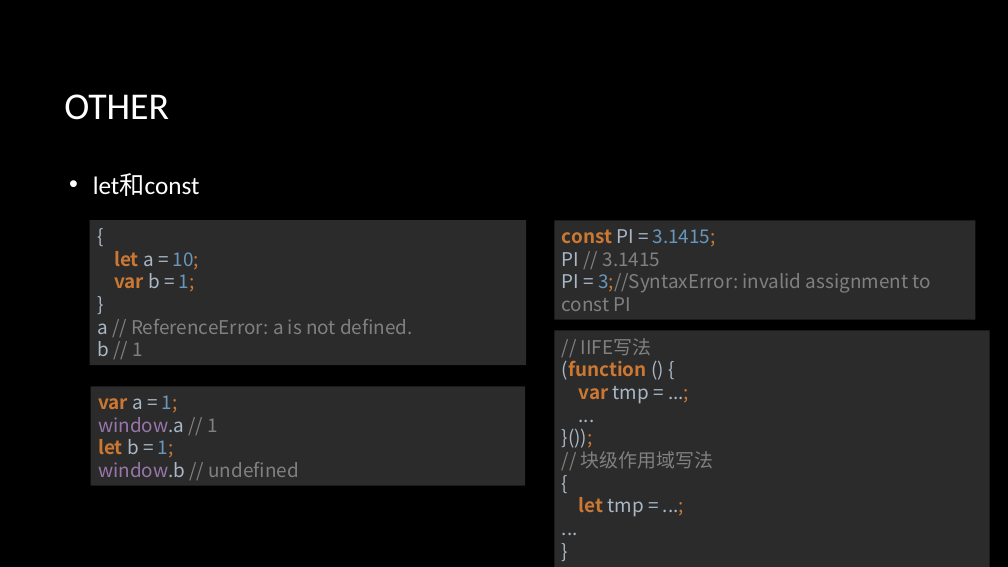
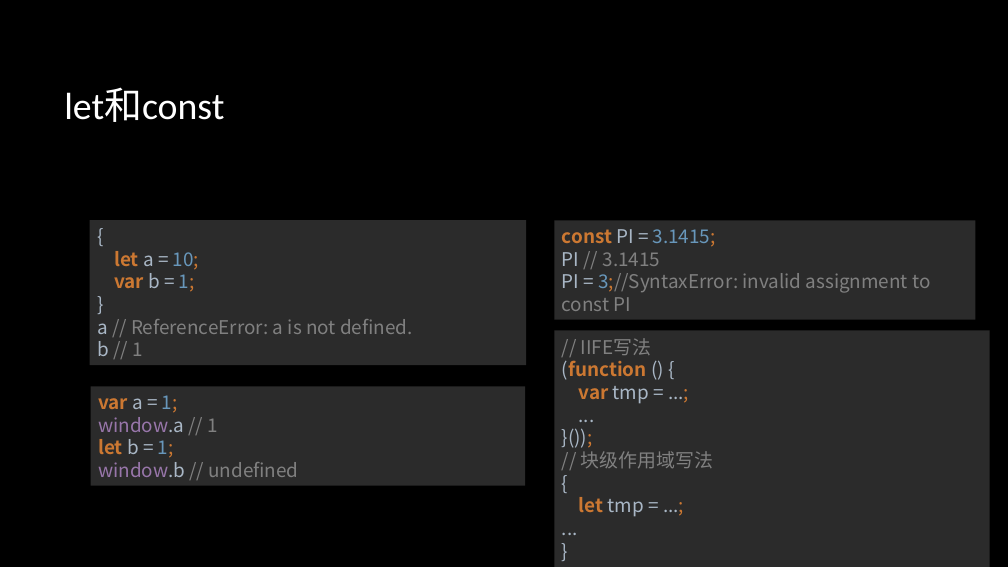
Before and after one commit to zhanglingkang/study, a slide deck: slide 32 of article/front-end/前端技术分享.pptx (slide 26 before the commit). Drawn at 1008x567 pixels with LibreOffice and Linux fonts; fonts in the diff are those of the drawing; background and template pictures are left out. Boxes give left, top, right and bottom in pixels: in the first picture for what was removed or moved away, otherwise in the second. Text is boxed around its words. In the diff, an @@ line names an element or a change of style, - is before the commit and + after.

```diff
--- a/article/front-end/前端技术分享.pptx
+++ b/article/front-end/前端技术分享.pptx
@@ title at <box>64,87,224,122</box>: text changed @@
-OTHER
+let和const
@@ text removed at <box>93,173,200,196</box> @@
-• let和const
```
Also in this commit, not shown: 7 other slides changed, 9 slides added, 1 other file.
